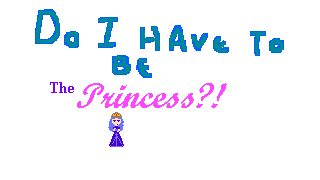
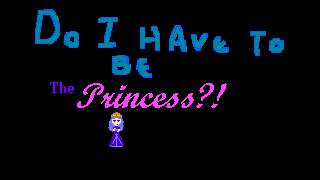
Layer changes from the first 320 × 180 image to the second:
moved "Layer" above "Layer #1", painted on it over [35, 9, 284, 147]
renamed "Princess?!" to "Layer #1", painted on it over [0, 0, 320, 180]
removed layer "The" over [50, 82, 74, 93]
removed layer "words" over [35, 9, 284, 78]
